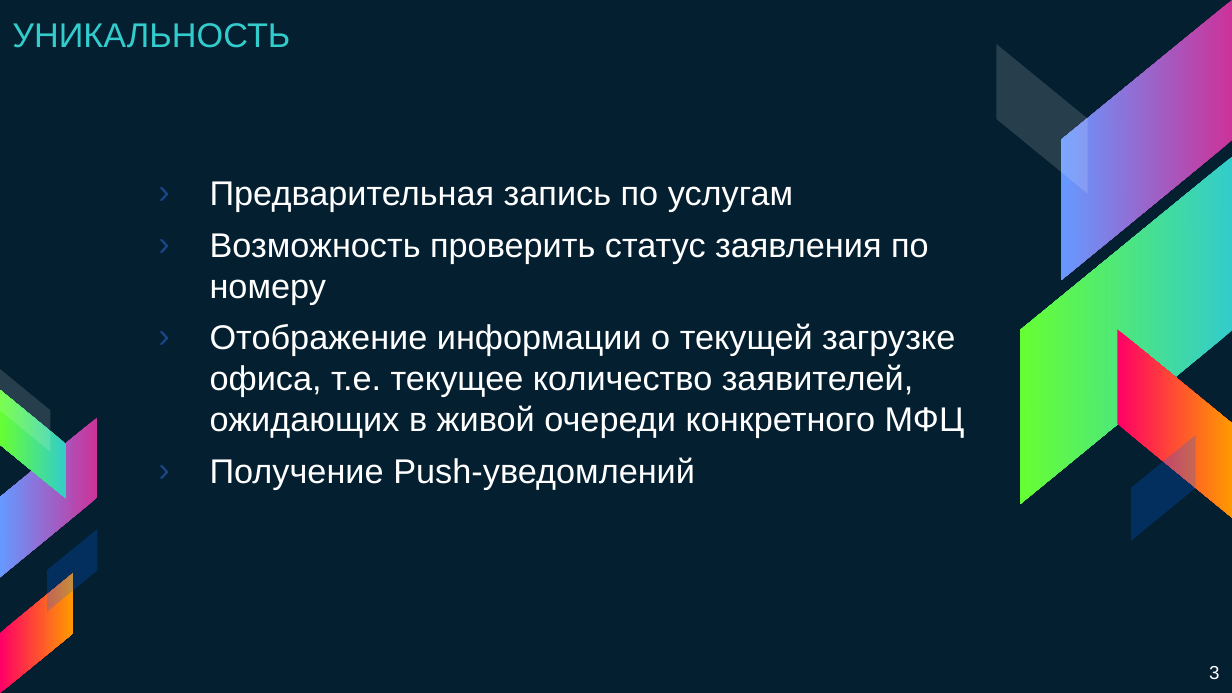
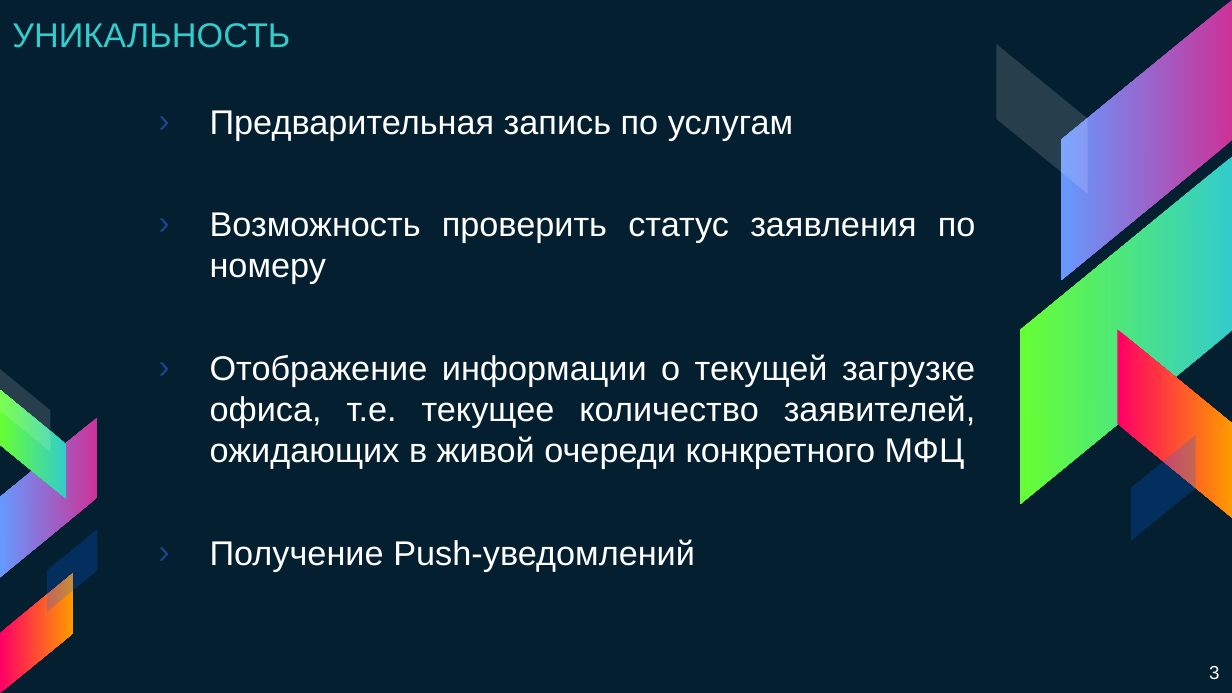
Before and after one commit to adonixis/MFC56, a slide deck: slide 3 of Презентация Выйти из IT.pptx. Drawn at 1232x693 pixels with LibreOffice and Linux fonts; fonts in the diff are those of the drawing. Boxes give left, top, right and bottom in pixels: in the first picture for what was removed or moved away, otherwise in the second. Text is boxed around its words. In the diff, an @@ line names an element or a change of style, - is before the commit and + after.

```diff
--- a/Презентация Выйти из IT.pptx
+++ b/Презентация Выйти из IT.pptx
@@ text "Предварительная запись по услугам" moved from (x1=210, y1=181, x2=965, y2=489) to (x1=210, y1=110, x2=976, y2=571) @@
@@ text "Предварительная запись по услугам" at (x1=210, y1=110, x2=976, y2=571): alignment left to justified @@
```
Also in this commit, not shown: 4 other slides changed, 1 slide added, 1 slide removed.
